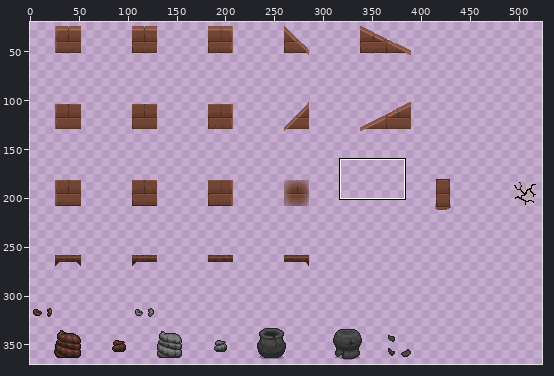
A sprite sheet gets an edit: resources/gfx/fakegrid/tutorial.png. The first picture is a wide view before the edit; the outline marks the close-up.
Close-up. Before the edit:
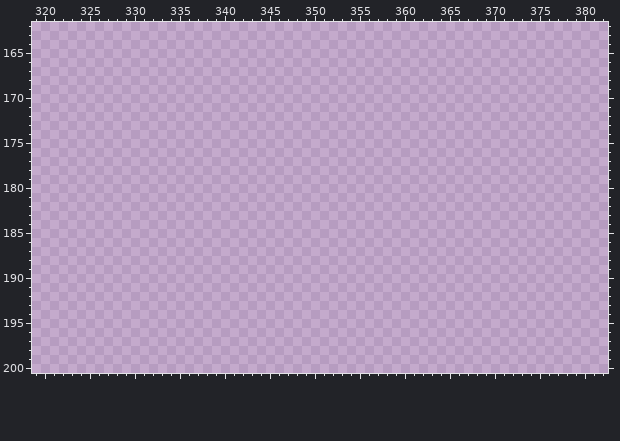
The file is 572x390 pixels. Pixels under 10% opacity are left out. Colours within 5 levels of each other are drawn and written as one. Shown: x 319..382, y 162..200. The wide view leaves out empty margins.
Once edited:
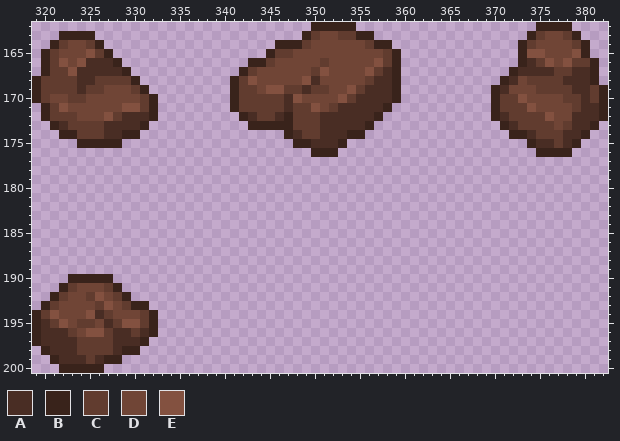
Palette (. is transparent): A #492d24  B #39231b  C #613c2f  D #704536  E #835140
What changed:
Changed rows in their new state; - is an unchanged pixel.
first column x 319:
162 -------------------------------BBBBB--------------------BBBB----
163 ---BBBB-----------------------BCDDCCBB-----------------BCDDCB---
164 --BCDDCB-------------------BBBCDDDDDDCBB--------------BCDDDDCB--
165 -BCDDDECB-----------------BCCDDDDDDDDDDCB-------------BEEDDDEB--
166 -BCEDEAAAB--------------BBCDDDDDCDDDDDECB-------------BACEDECCB-
167 -BCCEAAAAAB------------BCDDDDDDCEDDDDECAB------------BAAAACCAAB-
168 BCCCCAACCCCB----------BCEDDDDDEADDDDDCAAB-----------BADCCCCAAAB-
169 BCCCCACCDDDCB---------BCCDEECCACCDDECAAAB----------BADDDCCCCAACB
170 BCDDCCDDDDDDCB--------BCCCCCAEDDDDECAAAAB----------BCCEDDDDCCACB
171 -BCEDDDDDDEECB--------BCCCCCACCEDCAAAAAB-----------BCCCEDDDDCAAB
172 -BCCCDDDECAAAB---------BACCABCCCAAAAAAB------------BACCCCEDDAAAB
173 --BACCCCAAAAB-----------BBBBBCCCAAAAAB--------------BACCCCDCAAB-
174 ---BBCCCAABB----------------BACCAAABB----------------BBACCCAAB--
175 -----BBBBB-------------------BBAAAB--------------------BAACAB---
176 -------------------------------BBB----------------------BBBB----
first column x 319:
190 ----BBBBB-----
191 ---BCDDDCB----
192 --BCDDCEDCB---
193 -BCDDDDCEDCBB-
194 BCEDDDEACDDDCB
195 BACEDCCDACEECB
196 BAAACDEECAACAB
197 BAAAACCCCAAAB-
198 -BAAACCCCABB--
199 --BAAACABB----
200 ---BBBBB------
